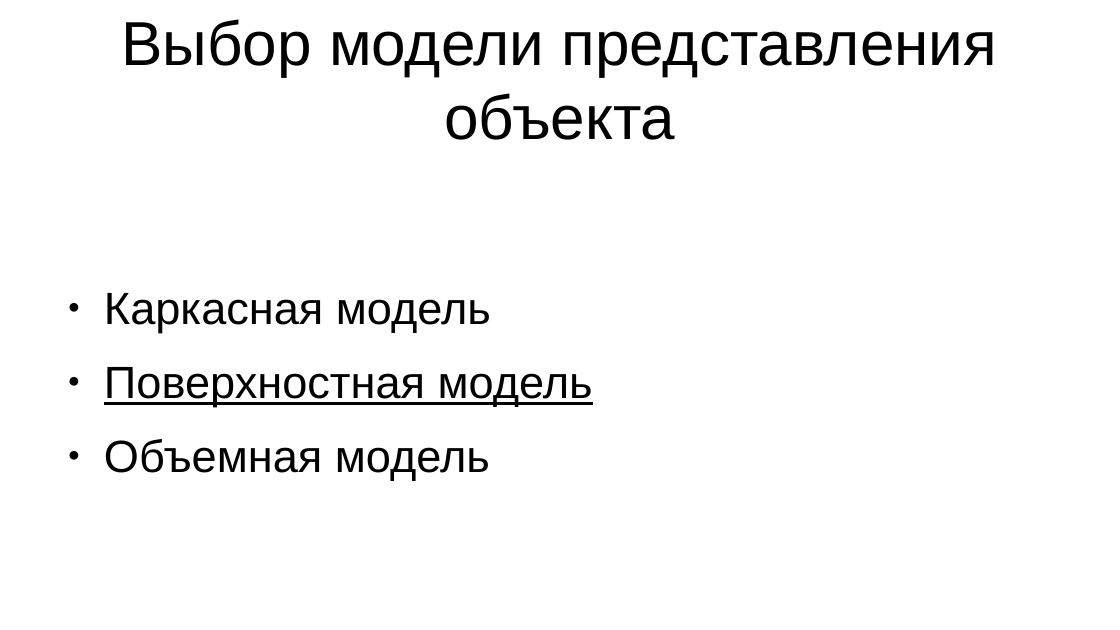
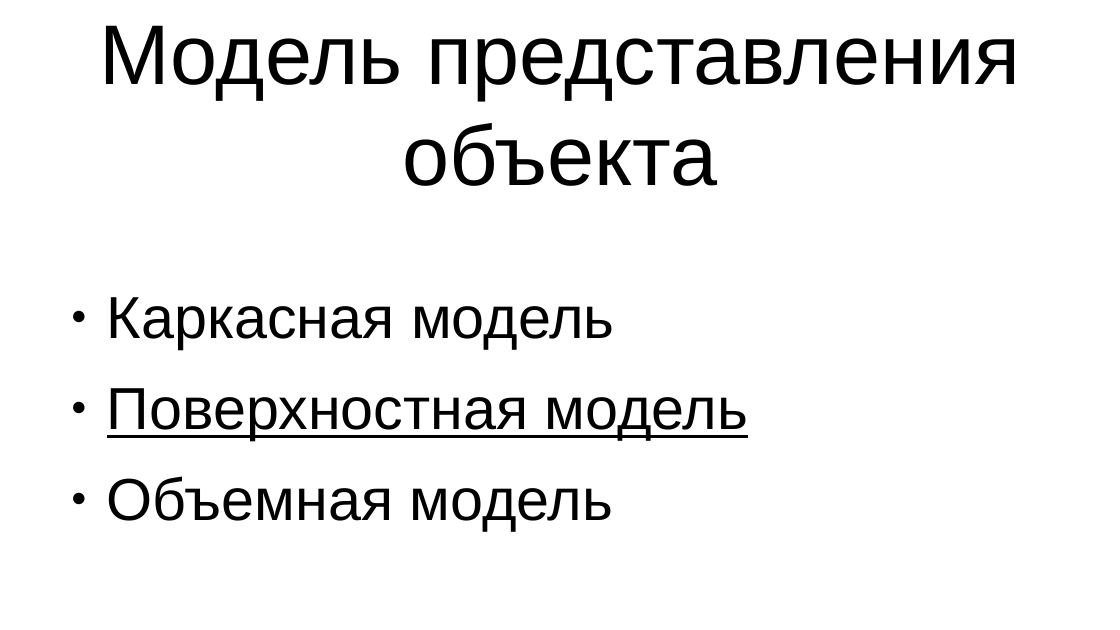
Before and after one commit to agarmirus/slime_toy_course_project, a slide deck: slide 4 of docs/pres/pres.odp. Drawn at 1120x630 pixels with LibreOffice and Linux fonts; fonts in the diff are those of the drawing. Boxes give left, top, right and bottom in pixels: in the first picture for what was removed or moved away, otherwise in the second. Text is boxed around its words. In the diff, an @@ line names an element or a change of style, - is before the commit and + after.

```diff
--- a/docs/pres/pres.odp
+++ b/docs/pres/pres.odp
@@ title at [99, 25, 1020, 186]: text changed; size 44 to 60 pt @@
-Выбор модели представления объекта
+Модель представления объекта
@@ text "Каркасная модель" at [107, 297, 748, 531]: size 32 to 42 pt @@
```
Also in this commit, not shown: 13 other slides changed, 12 other files.
